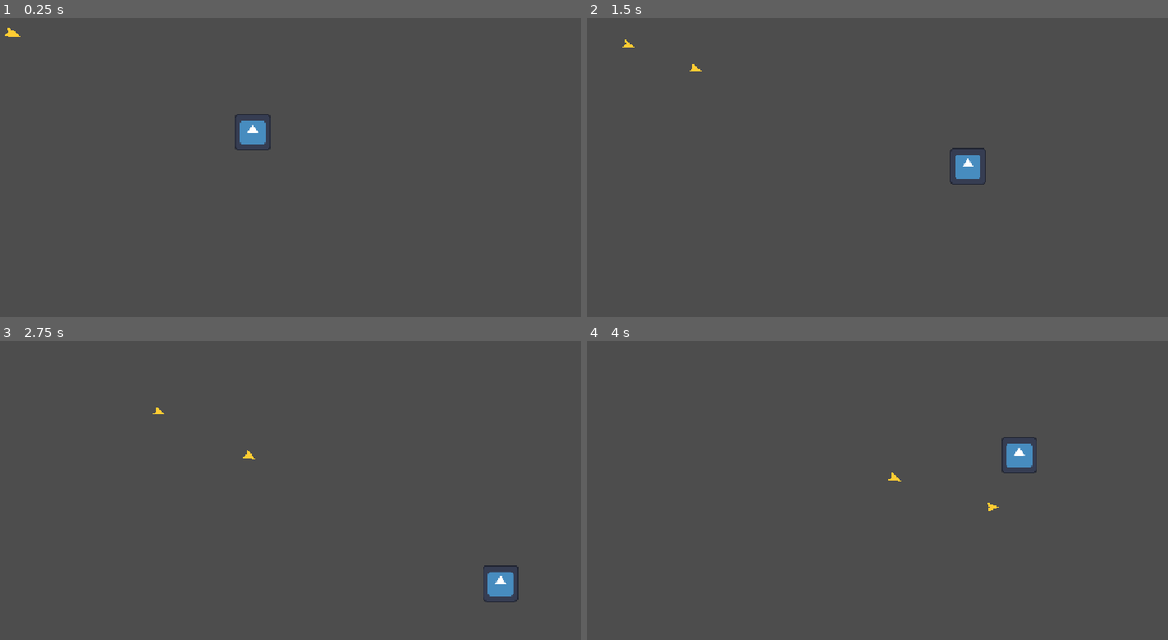
Above: before the commit, frames 1-4 (two rows, left to right).
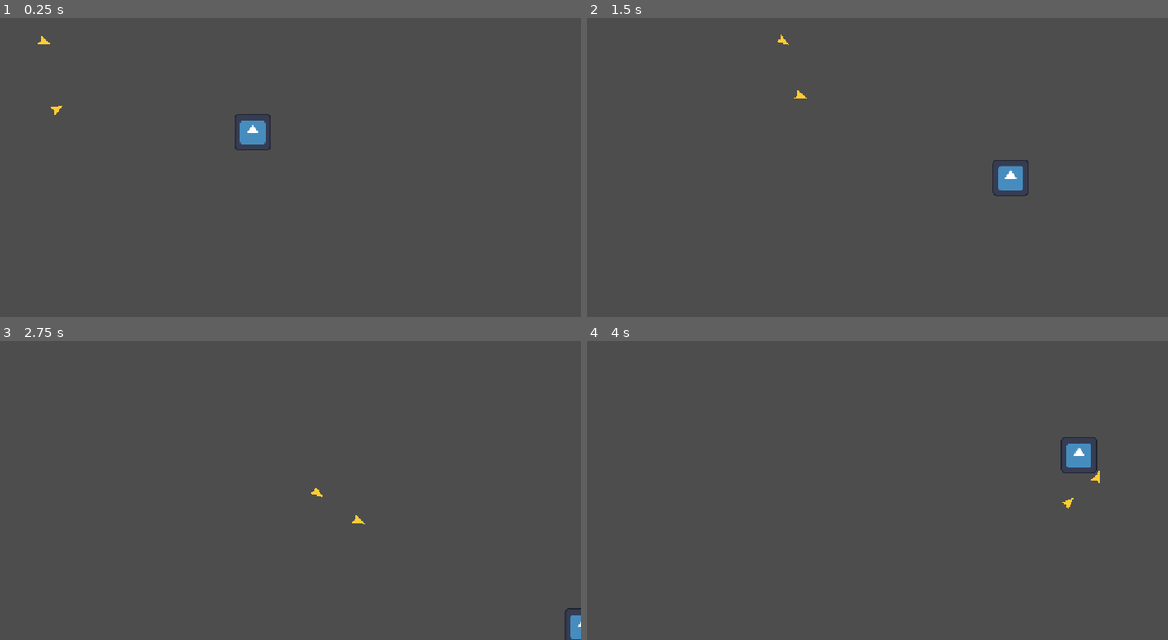
Above: after the commit, the same moments.

Repository: sven-simonsen/bee-game
Game: Godot game, scene res://main.tscn
Two runs of this game, one before a commit and one after it. Both use one fixed random seed, a clock stepped at 60 frames per second and the inputs below. The engine's default icon, where the game draws it, is replaced by a stand-in: a white triangle on a blue panel in a dark square.
Inputs:
- Up to frame 1 (0.25 s): no input
- Up to frame 2 (1.5 s): hold Right (ui_right) 0.53-1.28 s; hold Down (ui_down) from 1.28 s (still down)
- Up to frame 3 (2.75 s): release Down (ui_down) at 2.03 s; hold Right (ui_right) from 2.03 s (still down)
- Up to frame 4 (4 s): release Right (ui_right) at 2.78 s; hold Up (ui_up) 2.78-3.53 s; hold Left (ui_left) from 3.53 s (still down)

The runs differ from the first frame. In frame 1, 0.1% of the frame differs, in the area x 0-11%, y 3-33%; in frame 2, 0.9%; in frame 3, 0.8%; in frame 4, 1.0%, in the area x 51-89%, y 32-57%.

Commit message:
steering behaviour choices

Diff:
--- /dev/null
+++ b/bee.gd
@@ -0,0 +1,27 @@
+class_name Bee
+extends Node2D
+
+@export var target: Node2D
+@export var max_speed := 250.0
+@export var max_turn_rate := 2.0
+
+var velocity := Vector2.ZERO
+
+## Force needed to turn at max_turn_rate while flying at max_speed.
+var max_force: float:
+	get:
+		return max_turn_rate * max_speed
+
+@onready var flock := get_parent() as Flock
+
+var heading: float:
+	 ## read-only
+	get:
+		return velocity.angle() if velocity.length_squared() > 1.0 else rotation
+
+func _process(delta):
+	if target:
+		velocity += SeekAlgo.steer(flock.seek_mode, self, target, delta)
+	position += velocity * delta
+	if velocity.length_squared() > 1.0:
+		rotation = velocity.angle()
--- a/boid.gd
+++ /dev/null
@@ -1,28 +0,0 @@
-extends Node2D
-
-@export var target: Node2D
-@export var max_speed := 250.0
-@export var max_force := 400.0
-## Within this distance the boid slows down instead of overshooting.
-@export var arrive_radius := 120.0
-
-var velocity := Vector2.ZERO
-
-
-func _process(delta):
-	if target:
-		velocity += seek(target.global_position) * delta
-	position += velocity * delta
-	if velocity.length_squared() > 1.0:
-		rotation = velocity.angle()
-
-
-# Reynolds steering: steer = desired velocity - current velocity, capped at max_force.
-func seek(point: Vector2) -> Vector2:
-	var offset := point - global_position
-	var distance := offset.length()
-	var desired_speed := max_speed
-	if distance < arrive_radius:
-		desired_speed = max_speed * distance / arrive_radius
-	var desired := offset.normalized() * desired_speed
-	return (desired - velocity).limit_length(max_force)
--- /dev/null
+++ b/flock.gd
@@ -0,0 +1,5 @@
+class_name Flock
+extends Node2D
+
+@export var seek_mode := SeekAlgo.Mode.ARRIVE
+@export var arrive_radius := 120.0
--- a/main.tscn
+++ b/main.tscn
@@ -2,7 +2,8 @@
 
 [ext_resource type="Texture2D" uid="uid://dkbujqmb716f2" path="res://icon.svg" id="1_icon"]
 [ext_resource type="Script" uid="uid://bahrxfcmkniqs" path="res://player.gd" id="2_player"]
-[ext_resource type="Script" uid="uid://bs8ipaumd0c51" path="res://boid.gd" id="3_boid"]
+[ext_resource type="Script" uid="uid://cdai4txb7p13c" path="res://flock.gd" id="3_1bvp3"]
+[ext_resource type="Script" uid="uid://bs8ipaumd0c51" path="res://bee.gd" id="3_bee"]
 
 [node name="Main" type="Node2D" unique_id=185248290]
 
@@ -14,20 +15,25 @@
 scale = Vector2(0.5, 0.5)
 texture = ExtResource("1_icon")
 
-[node name="Boid" type="Node2D" parent="." unique_id=1538725887 node_paths=PackedStringArray("target") groups=["boids"]]
+[node name="Schwarm1" type="Node2D" parent="." unique_id=129872439]
+script = ExtResource("3_1bvp3")
+seek_mode = 1
+
+[node name="Bee1" type="Node2D" parent="Schwarm1" unique_id=1538725887 node_paths=PackedStringArray("target") groups=["bees"]]
 position = Vector2(150, 150)
-script = ExtResource("3_boid")
-target = NodePath("../Player")
+script = ExtResource("3_bee")
+target = NodePath("../../Player")
 
-[node name="Arrow" type="Polygon2D" parent="Boid" unique_id=34624457]
+[node name="Arrow" type="Polygon2D" parent="Schwarm1/Bee1" unique_id=34624457]
+position = Vector2(-1, 0)
 color = Color(1, 0.8, 0.2, 1)
 polygon = PackedVector2Array(14, 0, -8, -8, -4, 0, -8, 8)
 
-[node name="Boid2" type="Node2D" parent="." unique_id=1372333250 node_paths=PackedStringArray("target") groups=["boids"]]
-position = Vector2(150, 150)
-script = ExtResource("3_boid")
-target = NodePath("../Boid")
+[node name="Bee2" type="Node2D" parent="Schwarm1" unique_id=1372333250 node_paths=PackedStringArray("target") groups=["bees"]]
+position = Vector2(172, 300)
+script = ExtResource("3_bee")
+target = NodePath("../Bee1")
 
-[node name="Arrow" type="Polygon2D" parent="Boid2" unique_id=1397565504]
+[node name="Arrow" type="Polygon2D" parent="Schwarm1/Bee2" unique_id=1397565504]
 color = Color(1, 0.8, 0.2, 1)
 polygon = PackedVector2Array(14, 0, -8, -8, -4, 0, -8, 8)
--- a/player.gd
+++ b/player.gd
@@ -1,8 +1,10 @@
 extends Node2D
 
-@export var speed := 300.0
+@export var speed := 400.0
+
+var velocity := Vector2.ZERO
 
 
 func _process(delta):
-	var direction := Input.get_vector("ui_left", "ui_right", "ui_up", "ui_down")
-	position += direction * speed * delta
+	velocity = Input.get_vector("ui_left", "ui_right", "ui_up", "ui_down") * speed
+	position += velocity * delta
--- /dev/null
+++ b/seek_algo.gd
@@ -0,0 +1,41 @@
+class_name SeekAlgo
+
+enum Mode { STOP, RUSH, SEEK, ARRIVE }
+
+
+static func steer(mode: Mode, bee: Bee, target: Node2D, delta: float) -> Vector2:
+	match mode:
+		Mode.STOP:
+			return _stop(bee)
+		Mode.RUSH:
+			return _rush(bee, target.global_position, delta)
+		Mode.SEEK:
+			return _seek(bee, target.global_position, delta)
+		Mode.ARRIVE:
+			return _arrive(bee, target.global_position, delta)
+	return Vector2.ZERO
+
+static func _stop(bee: Bee) -> Vector2:
+	return -bee.velocity
+
+static func _rush(bee: Bee, target: Vector2, delta: float) -> Vector2:
+	var heading = rotate_toward(bee.heading, (target - bee.global_position).angle(), bee.max_turn_rate * delta)
+	return Vector2.from_angle(heading) * bee.max_speed - bee.velocity
+
+
+# Reynolds steering: steer = desired velocity - current velocity, capped at max_force.
+static func _reynolds_steer(bee: Bee, desired: Vector2) -> Vector2:
+	return (desired - bee.velocity).limit_length(bee.max_force)
+
+
+static func _seek(bee: Bee, point: Vector2, delta: float) -> Vector2:
+	var desired := (point - bee.global_position).normalized() * bee.max_speed
+	return _reynolds_steer(bee, desired) * delta
+
+
+# Like seek, but slows down within flock.arrive_radius instead of overshooting.
+static func _arrive(bee: Bee, point: Vector2, delta: float) -> Vector2:
+	var offset := point - bee.global_position
+	var distance := offset.length()
+	var speed := bee.max_speed * minf(distance / bee.flock.arrive_radius, 1.0)
+	return _reynolds_steer(bee, offset.normalized() * speed) * delta
--- a/sprite_2d.gd
+++ /dev/null
@@ -1,17 +0,0 @@
-extends Sprite2D
-var speed = 400
-var angular_speed = PI
-
-
-func _process(delta):
-	var direction = 0
-	if Input.is_action_pressed("ui_left"):
-		direction = -1
-	if Input.is_action_pressed("ui_right"):
-		direction = 1
-	rotation += angular_speed * direction * delta
-
-	var velocity = Vector2.ZERO
-	if Input.is_action_pressed("ui_up"):
-		velocity = Vector2.UP.rotated(rotation) * speed
-	position += velocity * delta
Renamed: boid.gd.uid -> bee.gd.uid
Not shown, added: flock.gd.uid
Not shown, added: seek_algo.gd.uid
Not shown, removed: sprite_2d.gd.uid
